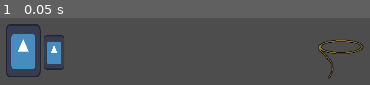
Above: before the commit, frame 1.
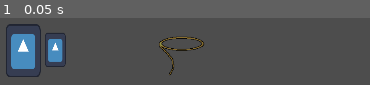
Above: after the commit, the same moment.

Repository: claesrosell/chicken_heist
Game: Godot game, scene res://scenes/game.tscn
Two runs of this game, one before a commit and one after it. Both use one fixed random seed, a clock stepped at 60 frames per second and the inputs below. The engine's default icon, where the game draws it, is replaced by a stand-in: a white triangle on a blue panel in a dark square.
Inputs:
- Up to frame 1 (0.05 s): no input

The runs differ from the first frame. In frame 1, 3.6% of the frame differs, in the area x 11-99%, y 22-92%.

Commit message:
Changed positions on racoon and aim

Diff:
--- a/chicken-heist/scenes/heros.tscn
+++ b/chicken-heist/scenes/heros.tscn
@@ -21,24 +21,23 @@
 texture = ExtResource("1_trxgw")
 
 [node name="Raccon" type="Node2D" parent="CharacterBody2D" unique_id=1911921274]
+position = Vector2(76, -2)
 script = ExtResource("2_ul4o7")
 
 [node name="RacconSprite" type="Sprite2D" parent="CharacterBody2D/Raccon" unique_id=2010162085]
-position = Vector2(72.99999, 4.0000014)
 scale = Vector2(0.39062503, 0.640625)
 texture = ExtResource("1_trxgw")
 
 [node name="Aim" type="Node2D" parent="CharacterBody2D/Raccon" unique_id=2057916222]
+position = Vector2(269, 22)
 
 [node name="Area2D" type="Area2D" parent="CharacterBody2D/Raccon/Aim" unique_id=119631230]
-position = Vector2(476.9524, 26)
 
 [node name="CollisionShape2D" type="CollisionShape2D" parent="CharacterBody2D/Raccon/Aim/Area2D" unique_id=613957683]
-position = Vector2(-37.151928, -25.043478)
+position = Vector2(-5.0000114, 4)
 shape = SubResource("CircleShape2D_r8ehe")
 
 [node name="AimSprite" type="Sprite2D" parent="CharacterBody2D/Raccon/Aim" unique_id=1872768331]
-position = Vector2(458.2071, 5.5652175)
 texture = ExtResource("3_r8ehe")
 
 [node name="CollisionShape2D" type="CollisionShape2D" parent="CharacterBody2D" unique_id=427005037]
